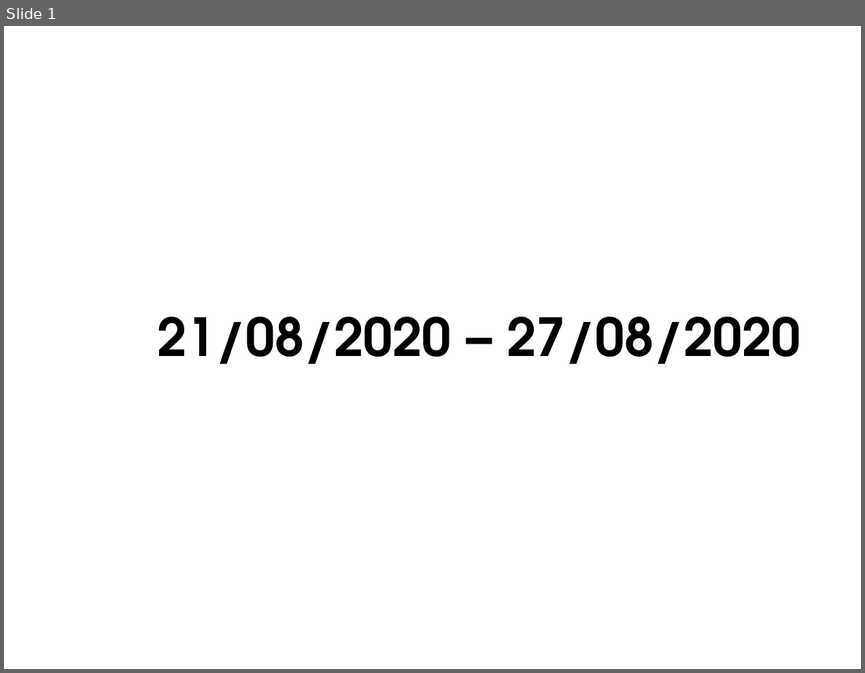
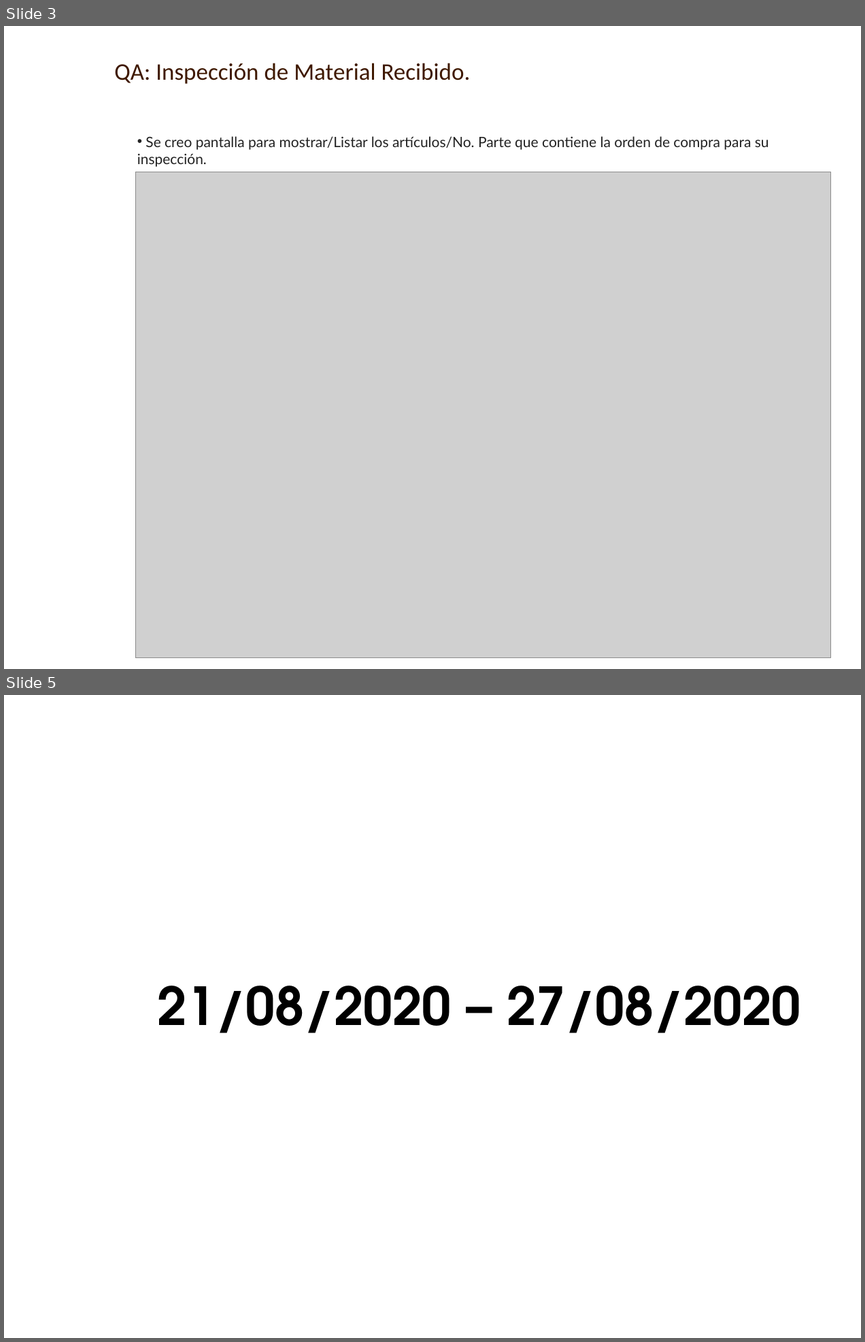
Before and after one commit to AXDELAROSA/CONTROL_QUALITY, a slide deck: Docs/IT_DEV_PEARL_LEATHER_QA_INSPECCION_27082020.pptx. Shown one above the other, each under a label of ours: slide 1 before the commit, slides 3 and 5 after it; the slides between them are not shown. The pictures are 865x673 and 865x1342 pixels, drawn with LibreOffice and Linux fonts; fonts in the diff are those of the drawing; grey boxes stand for pictures; background and template pictures are left out. Boxes give left, top, right and bottom in pixels: in the first picture for what was removed or moved away, otherwise in the second. Text is boxed around its words. In the diff, an @@ line names an element or a change of style, - is before the commit and + after.

```diff
--- a/Docs/IT_DEV_PEARL_LEATHER_QA_INSPECCION_27082020.pptx
+++ b/Docs/IT_DEV_PEARL_LEATHER_QA_INSPECCION_27082020.pptx
@@ slide 3 added at box(4, 26, 861, 669), background picture (left out) @@
@@ text added at box(114, 63, 470, 84), 20 pt, text #3F1900 @@
+QA: Inspección de Material Recibido.
@@ text added at box(137, 136, 769, 167), 12 pt, text #222222 @@
+• Se creo pantalla para mostrar/Listar los artículos/No. Parte que contiene la orden de compra para su inspección.
@@ picture added at box(136, 172, 831, 658) @@
@@ what was slide 1 is now slide 5 @@
```
Also in this commit, not shown: 3 other slides added, 9 other files.
